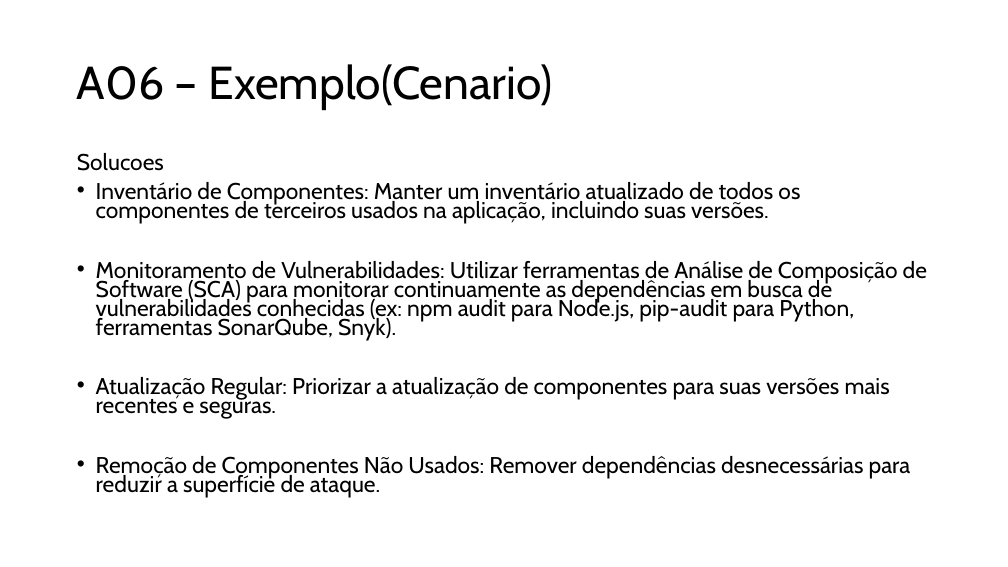
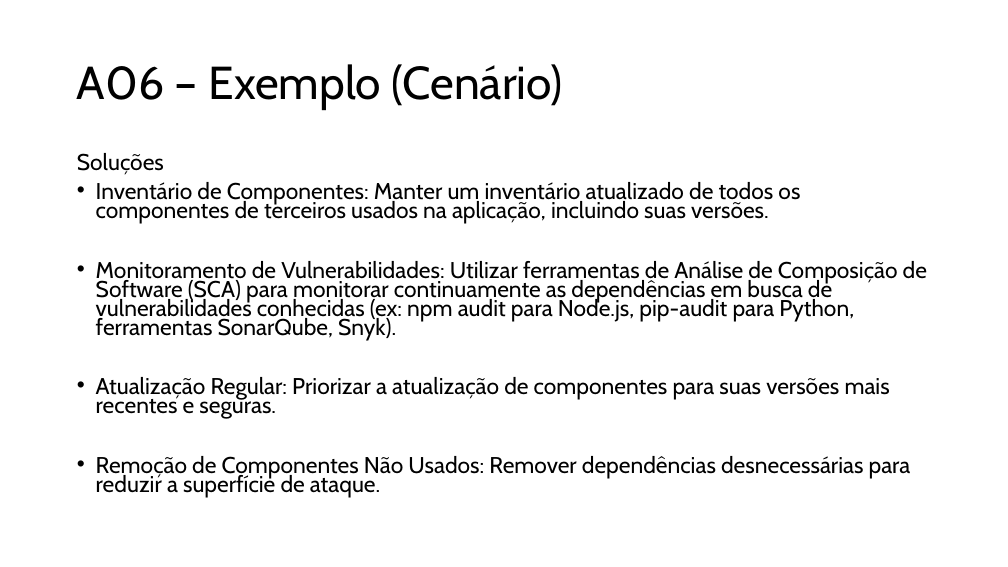
Before and after one commit to raqsilva8/pme-devsecops-toolkit, a slide deck: slide 26 of Material_de_Treino/DesenvolvimentoSeguro_tecnico.pptx (slide 27 before the commit). Drawn at 1008x567 pixels with LibreOffice and Linux fonts; fonts in the diff are those of the drawing. Boxes give left, top, right and bottom in pixels: in the first picture for what was removed or moved away, otherwise in the second. Text is boxed around its words. In the diff, an @@ line names an element or a change of style, - is before the commit and + after.

```diff
--- a/Material_de_Treino/DesenvolvimentoSeguro_tecnico.pptx
+++ b/Material_de_Treino/DesenvolvimentoSeguro_tecnico.pptx
@@ title at box(77, 64, 563, 110): text changed @@
-A06 – Exemplo(Cenario)
+A06 – Exemplo (Cenário)
@@ text at box(77, 153, 164, 175): text changed @@
-Solucoes
+Soluções
```
Also in this commit, not shown: 7 other slides changed, 1 slide removed, 1 other file.
